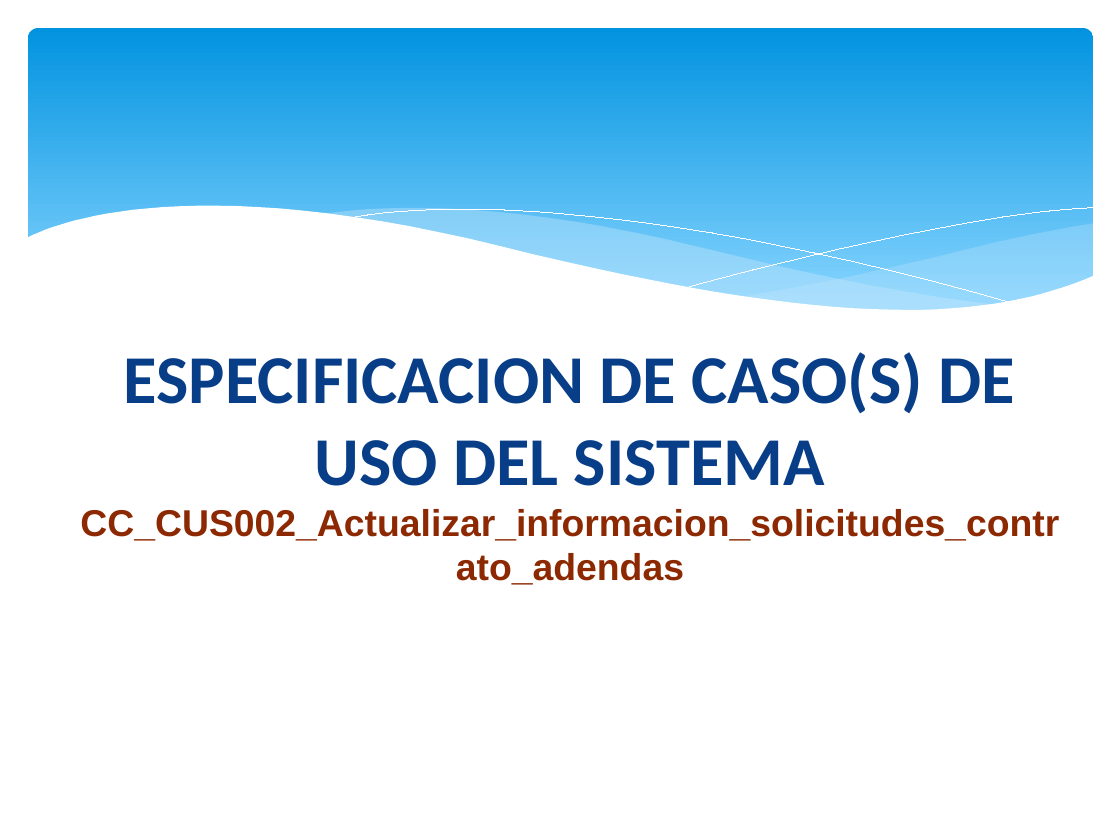
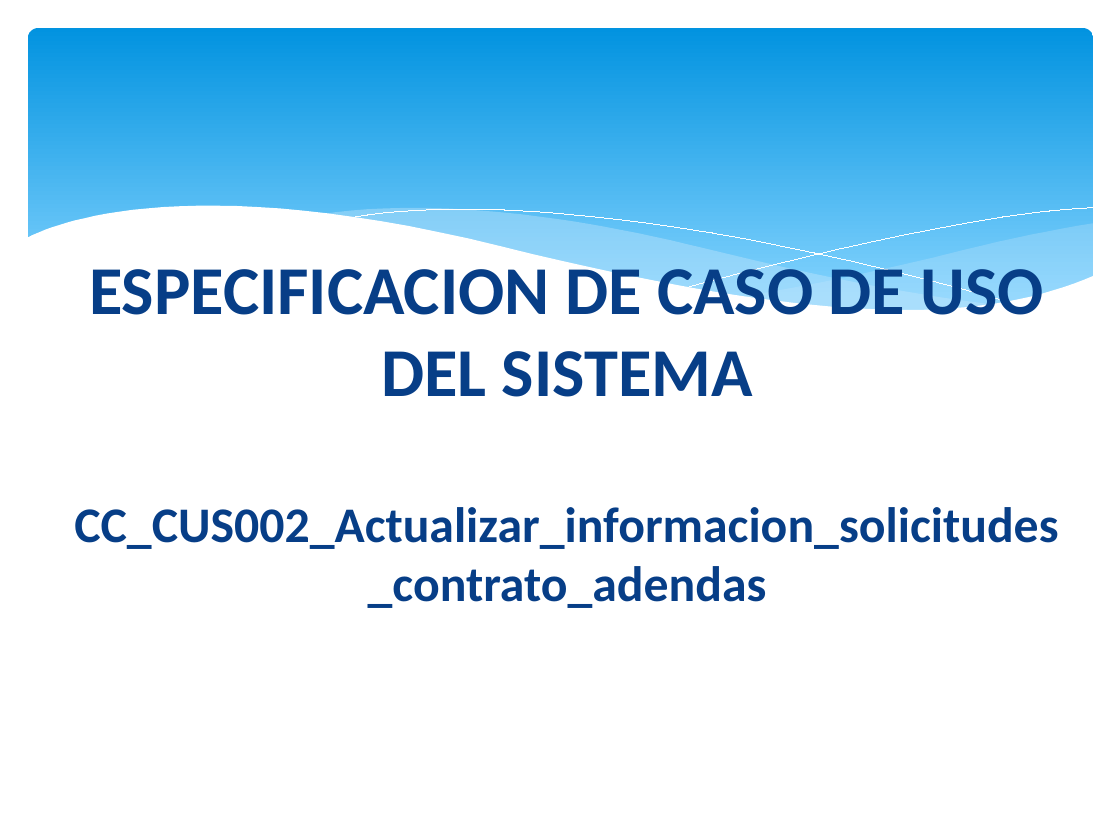
Before and after one commit to orlysemperfi/tp2-contratos-clientes, a slide deck: slide 12 of ITERACION 3/SUB ITERACION 4/PPT SUB-ITERACION 4 v1.1.pptx (slide 9 before the commit). Drawn at 1120x840 pixels with LibreOffice and Linux fonts; fonts in the diff are those of the drawing. Boxes give left, top, right and bottom in pixels: in the first picture for what was removed or moved away, otherwise in the second. Text is boxed around its words. In the diff, an @@ line names an element or a change of style, - is before the commit and + after.

```diff
--- a/ITERACION 3/SUB ITERACION 4/PPT SUB-ITERACION 4 v1.1.pptx
+++ b/ITERACION 3/SUB ITERACION 4/PPT SUB-ITERACION 4 v1.1.pptx
@@ text at (74,257,1058,608): text changed; size 24 to 32 pt; font Arial to Calibri; text colour #8C2902 to #073E87 @@
-ESPECIFICACION DE CASO(S) DE USO DEL SISTEMA
-CC_CUS002_Actualizar_informacion_solicitudes_contrato_adendas
+ESPECIFICACION DE CASO DE USO DEL SISTEMA
+CC_CUS002_Actualizar_informacion_solicitudes_contrato_adendas
```
Also in this commit, not shown: 16 other slides changed, 4 slides added, 1 other file.
